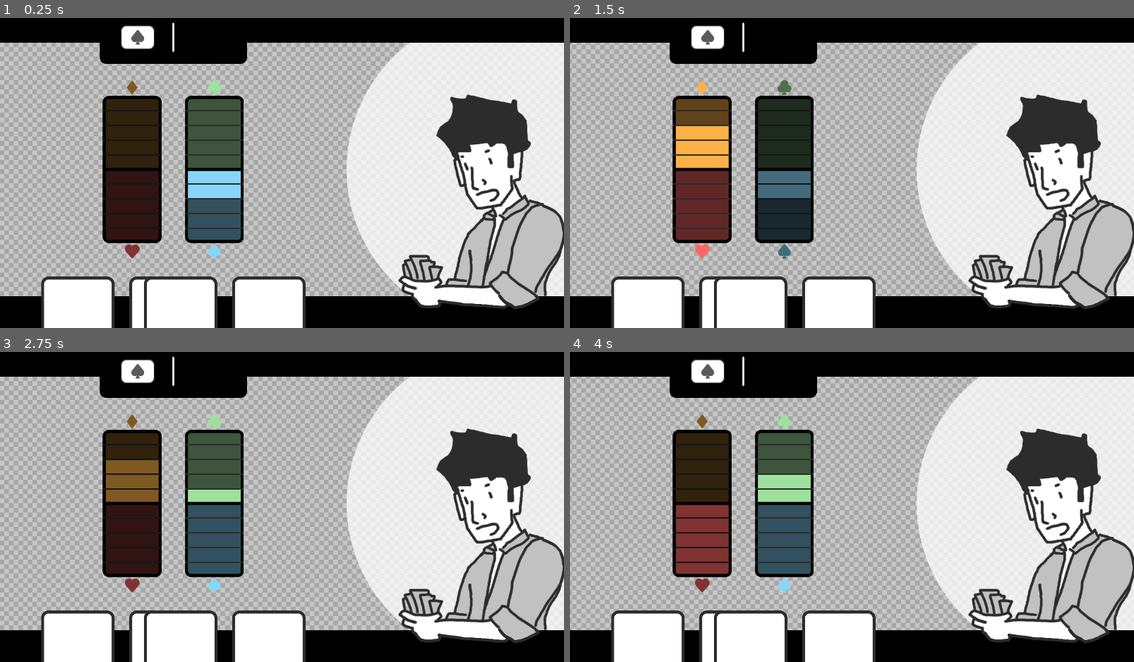
Above: before the commit, frames 1-4 (two rows, left to right).
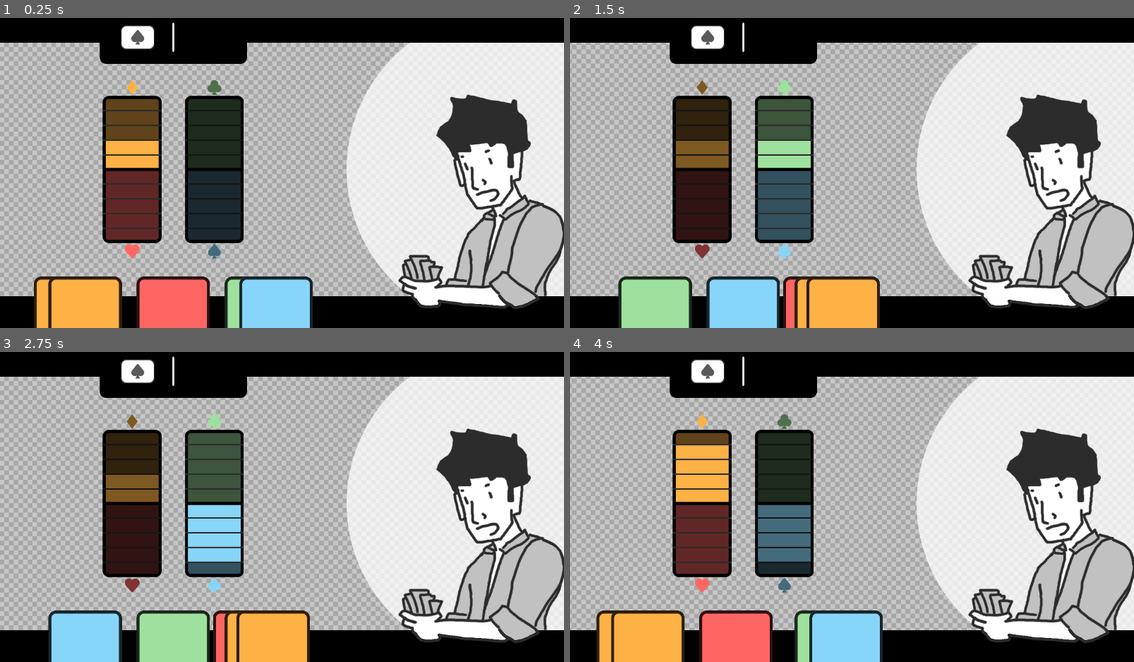
Above: after the commit, the same moments.

Repository: ChristopherMackin/philosophy-game
Game: Godot game, scene res://levels/test/ui_setup.tscn
Two runs of this game, one before a commit and one after it. Both use one fixed random seed, a clock stepped at 60 frames per second and the inputs below. This scene is started directly instead of the project's main scene.
Inputs (mouse positions are in pixels of both pictures, inside the frame that each line leads up to):
- Up to frame 1 (0.25 s): no input
- Up to frame 2 (1.5 s): tap Enter at 0.5 s; move the mouse to (976, 154) at 0.52 s; click (976, 154) at 0.67 s; move the mouse to (739, 185) at 1.27 s; click (739, 185) at 1.42 s
- Up to frame 3 (2.75 s): move the mouse to (338, 432) at 2.02 s; click (338, 432) at 2.17 s
- Up to frame 4 (4 s): move the mouse to (823, 565) at 2.77 s; click (823, 565) at 2.92 s; tap Space at 3.5 s; move the mouse to (1021, 550) at 3.52 s; click (1021, 550) at 3.67 s

The runs differ from the first frame. In frame 1, 16% of the frame differs, in the area x 6-56%, y 20-100%; in frame 2, 16%; in frame 3, 9.9%; in frame 4, 16%.

Commit message:
Got the hand working with hand update

Diff:
--- a/levels/test/ui_setup.tscn
+++ b/levels/test/ui_setup.tscn
@@ -15,9 +15,15 @@
 [ext_resource type="Texture2D" uid="uid://dxcdbgsv7cixc" path="res://graphics/suit/Spade.svg" id="10_kv14u"]
 [ext_resource type="Texture2D" uid="uid://cwcqrjv6qxdm2" path="res://graphics/body_test.png" id="10_olhci"]
 [ext_resource type="Texture2D" uid="uid://bw02skhhrgi0x" path="res://graphics/body_foreground_test.png" id="11_01wlq"]
+[ext_resource type="Resource" uid="uid://co2xjr8nu1uct" path="res://system/card/basic_doubt.tres" id="14_wmipr"]
+[ext_resource type="Script" path="res://script/systems/card/card_deck_config.gd" id="15_btlw0"]
+[ext_resource type="Resource" uid="uid://rds3vwhnnbsp" path="res://system/card/basic_faith.tres" id="16_3f8g2"]
 [ext_resource type="Script" path="res://script/ui/hand_ui.gd" id="16_e0vmo"]
+[ext_resource type="Resource" uid="uid://bi7xtr16f8n55" path="res://system/card/basic_others.tres" id="17_d63pg"]
 [ext_resource type="Script" path="res://script/ui/fan_sprite_container.gd" id="17_dtafm"]
 [ext_resource type="PackedScene" uid="uid://cx2gcwo1r71x6" path="res://prefabs/debate/card.tscn" id="18_7oukn"]
+[ext_resource type="Resource" uid="uid://d20oliptotoln" path="res://system/card/basic_self.tres" id="18_tlkba"]
+[ext_resource type="Resource" uid="uid://beevy52aqog34" path="res://system/character/brain/player_brain.tres" id="22_d500a"]
 
 [sub_resource type="Environment" id="Environment_1hbix"]
 background_mode = 3
@@ -41,6 +47,26 @@
 corner_radius_bottom_right = 20
 corner_radius_bottom_left = 20
 
+[sub_resource type="Resource" id="Resource_51sli"]
+script = ExtResource("15_btlw0")
+card_data = ExtResource("14_wmipr")
+count = 1
+
+[sub_resource type="Resource" id="Resource_8sloe"]
+script = ExtResource("15_btlw0")
+card_data = ExtResource("16_3f8g2")
+count = 2
+
+[sub_resource type="Resource" id="Resource_q0gyy"]
+script = ExtResource("15_btlw0")
+card_data = ExtResource("17_d63pg")
+count = 1
+
+[sub_resource type="Resource" id="Resource_6rcaw"]
+script = ExtResource("15_btlw0")
+card_data = ExtResource("18_tlkba")
+count = 1
+
 [node name="Root" type="Node2D"]
 
 [node name="WorldEnvironment" type="WorldEnvironment" parent="."]
@@ -240,10 +266,13 @@
 layout_mode = 2
 size_flags_horizontal = 0
 
-[node name="DebateUITest" type="Node2D" parent="." node_paths=PackedStringArray("score_board")]
+[node name="DebateUITest" type="Node2D" parent="." node_paths=PackedStringArray("score_board", "hand_ui")]
 script = ExtResource("6_r4fwj")
 score_board = NodePath("../DebateUI/TopicScoreBoard/ScoreBoard")
 topic_array = Array[Resource("res://script/systems/debate/topic.gd")]([ExtResource("6_7rk1x"), ExtResource("5_h1rv1")])
+hand_ui = NodePath("../WorldspaceHandUI")
+card_deck_config_array = Array[ExtResource("15_btlw0")]([SubResource("Resource_51sli"), SubResource("Resource_8sloe"), SubResource("Resource_q0gyy"), SubResource("Resource_6rcaw")])
+debate_settings = ExtResource("6_dg5kg")
 
 [node name="BodyTest" type="Sprite2D" parent="."]
 position = Vector2(1602, 572)
@@ -253,35 +282,31 @@
 position = Vector2(1641, 835)
 texture = ExtResource("11_01wlq")
 
-[node name="WorldspaceHandUI" type="Node2D" parent="."]
+[node name="WorldspaceHandUI" type="Node2D" parent="." node_paths=PackedStringArray("SameContainer", "OpposingContainer", "OffTopicContainer")]
 position = Vector2(590, 1080)
 script = ExtResource("16_e0vmo")
 container_width = 1100.0
 preferred_margin = 50.0
+player_brain = ExtResource("22_d500a")
+SameContainer = NodePath("SameContainer")
+OpposingContainer = NodePath("OpposingContainer")
+OffTopicContainer = NodePath("OffTopicContainer")
+debate_settings = ExtResource("6_dg5kg")
+card_prefab = ExtResource("18_7oukn")
 
 [node name="SameContainer" type="Node2D" parent="WorldspaceHandUI"]
-position = Vector2(-325, 0)
+position = Vector2(-300, 0)
 script = ExtResource("17_dtafm")
 container_width = 330.0
 preferred_margin = 50
 
-[node name="Card2" parent="WorldspaceHandUI/SameContainer" instance=ExtResource("18_7oukn")]
-
-[node name="OppositeContainer" type="Node2D" parent="WorldspaceHandUI"]
+[node name="OpposingContainer" type="Node2D" parent="WorldspaceHandUI"]
+position = Vector2(-150, 0)
 script = ExtResource("17_dtafm")
 container_width = 330.0
 preferred_margin = 50
 
-[node name="Card" parent="WorldspaceHandUI/OppositeContainer" instance=ExtResource("18_7oukn")]
-position = Vector2(-25, 0)
-
-[node name="Card2" parent="WorldspaceHandUI/OppositeContainer" instance=ExtResource("18_7oukn")]
-position = Vector2(25, 0)
-
 [node name="OffTopicContainer" type="Node2D" parent="WorldspaceHandUI"]
-position = Vector2(325, 0)
 script = ExtResource("17_dtafm")
 container_width = 330.0
 preferred_margin = 50
-
-[node name="Card2" parent="WorldspaceHandUI/OffTopicContainer" instance=ExtResource("18_7oukn")]
--- a/script/test/debate_ui_test.gd
+++ b/script/test/debate_ui_test.gd
@@ -3,6 +3,13 @@
 @export var score_board : ScoreBoard
 
 @export var topic_array : Array[Topic]
+
+@export var hand_ui : HandUI
+
+@export var card_deck_config_array : Array[CardDeckConfig]
+var card_array : Array[Card]
+
+@export var debate_settings : DebateSettings
 
 @onready var rng = RandomNumberGenerator.new()
 
@@ -13,7 +20,15 @@
 	for topic : Topic in topic_array:
 		score_board.add_topic(topic)
 
+	for config in card_deck_config_array:
+		for i in config.count:
+			card_array.append(Card.new(config.card_data))
+
 	while true:
-		index = (index + 1) % topic_array.size()
-		score_board.update_score(topic_array[index], rng.randi_range(-5, 5))
+		var card = card_array[rng.randi_range(0, card_array.size() - 1)]
+
+		hand_ui.update_card_array(card_array, card.data.suit)
+
+		var index = debate_settings.get_topic_index(card.data.suit)
+		score_board.update_score(topic_array[index], randi_range(1, 5) * debate_settings.topic_array[index].suit_direction(card.data.suit))
 		await get_tree().create_timer(1).timeout
--- a/script/ui/fan_sprite_container.gd
+++ b/script/ui/fan_sprite_container.gd
@@ -18,6 +18,8 @@
 
 	var n = get_child_count()
 	var children = get_children()
+
+	actual_width = 0
 
 	if n <= 1:
 		for child in children:
--- a/script/ui/hand_ui.gd
+++ b/script/ui/hand_ui.gd
@@ -7,7 +7,13 @@
 @export var preferred_margin : float = 0
 
 @export var player_brain : PlayerBrain
-@export var card_container : Node
+
+@export var SameContainer : FanSpriteContainer
+@export var OpposingContainer : FanSpriteContainer
+@export var OffTopicContainer : FanSpriteContainer
+
+@export var debate_settings : DebateSettings
+
 var ui_card_array : Array = []
 
 @export var card_prefab : PackedScene
@@ -20,7 +26,6 @@
 	var element = ui_card_array.pop_at(index)
 	element.queue_free()
 
-
 func add_cards(added_cards : Array):
 	for card in added_cards:
 		var ui_card : UICard = card_prefab.instantiate()
@@ -31,9 +36,8 @@
 		ui_card.initialize(card, on_click)
 
 		ui_card_array.append(ui_card)
-		card_container.add_child(ui_card)
 
-func update_card_array(hand_card_array : Array):
+func update_card_array(hand_card_array : Array, current_suit : Suit):
 	var to_add_array = hand_card_array.duplicate();
 
 	for ui_card : UICard in ui_card_array.duplicate():
@@ -48,6 +52,28 @@
 			to_add_array.remove_at(i)
 
 	add_cards(to_add_array)
+	orgainze_cards(current_suit)
+
+func orgainze_cards(current_suit : Suit):
+	for ui_card : UICard in ui_card_array:
+		var relationship = debate_settings.get_suit_relationship(current_suit, ui_card.card.data.suit)
+
+		match relationship:
+			DebateSettings.SuitRelationship.SAME:
+				if ui_card.get_parent():
+					ui_card.reparent(SameContainer, false)
+				else:
+					SameContainer.add_child(ui_card)
+			DebateSettings.SuitRelationship.OPPOSING:
+				if ui_card.get_parent():
+					ui_card.reparent(OpposingContainer, false)
+				else:
+					OpposingContainer.add_child(ui_card)
+			DebateSettings.SuitRelationship.OFF_TOPIC:
+				if ui_card.get_parent():
+					ui_card.reparent(OffTopicContainer, false)
+				else:
+					OffTopicContainer.add_child(ui_card)
 
 func _ready():
 	organize_children()
@@ -56,8 +82,13 @@
 	organize_children()
 
 func organize_children():
-	var n = get_child_count()
-	var children = get_children()
+	var children = []
+
+	for child : FanSpriteContainer in get_children():
+		if(child.actual_width > 0):
+			children.append(child)
+
+	var n = children.size()
 
 	if n <= 1:
 		for child in children:
Not shown: 1 places in levels/test/ui_setup.tscn that only renumber resources
